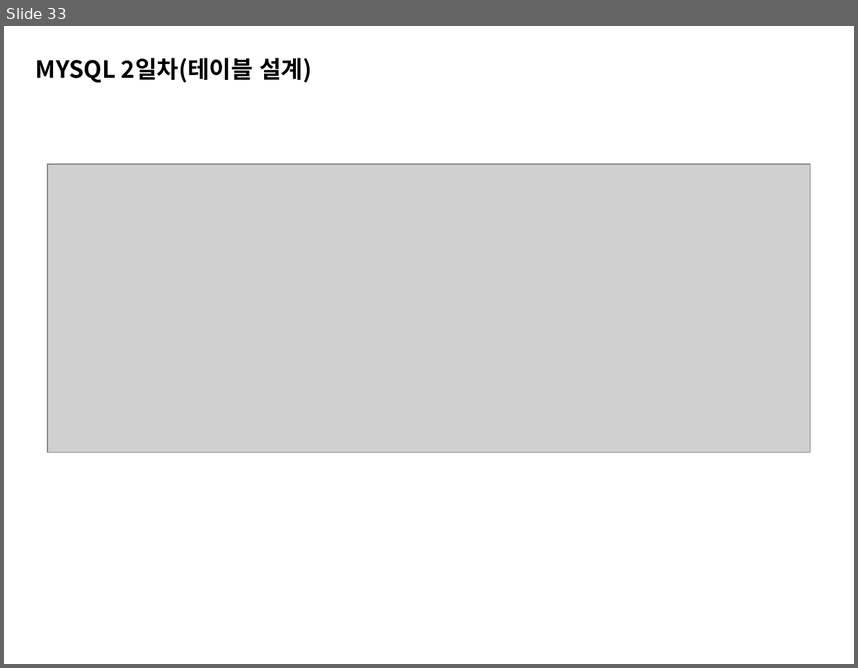
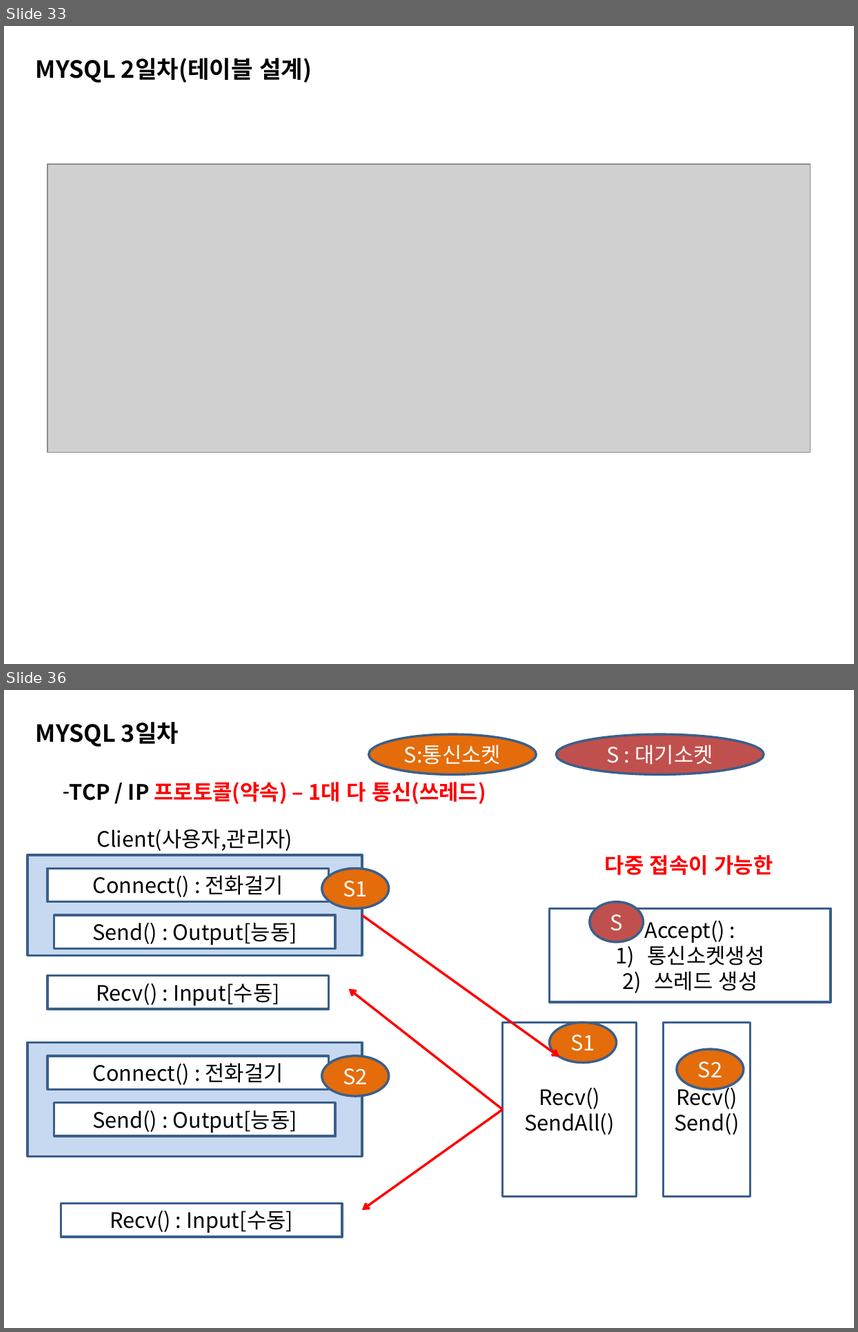
Before and after one commit to sing2song/TILDataBase, a slide deck: MYSQL.pptx. Shown one above the other, each under a label of ours: slide 33 before the commit, slides 33 and 36 after it; the slides between them are not shown. The pictures are 858x668 and 858x1332 pixels, drawn with LibreOffice and Linux fonts; fonts in the diff are those of the drawing; grey boxes stand for pictures. Boxes give left, top, right and bottom in pixels: in the first picture for what was removed or moved away, otherwise in the second. Text is boxed around its words. In the diff, an @@ line names an element or a change of style, - is before the commit and + after.

```diff
--- a/MYSQL.pptx
+++ b/MYSQL.pptx
@@ slide 36 added at <box>4,690,854,1328</box>, background #FFFFFF @@
@@ text added at <box>36,722,179,747</box>, 20 pt, text #000000, bold @@
+MYSQL 3일차
@@ ellipse added at <box>369,734,536,774</box>, fill #E46C0A, outline #3A5F8C 2 pt, 18 pt, text #FFFFFF @@
+S:통신소켓
@@ ellipse added at <box>557,734,764,774</box>, fill #C0504D, outline #3A5F8C 2 pt, 18 pt, text #FFFFFF @@
+S : 대기소켓
@@ text added at <box>70,782,486,804</box>, 18 pt, text #FF0000, bold @@
+– TCP / IP 프로토콜(약속) – 1대 다 통신(쓰레드)
@@ text added at <box>97,829,293,851</box>, 18 pt, text #000000 @@
+Client(사용자,관리자)
@@ rectangle added at <box>27,855,363,955</box>, fill #C6D9F1, outline #3A5F8C 2 pt @@
@@ text added at <box>605,855,773,875</box>, 18 pt, text #FF0000, bold @@
+다중 접속이 가능한
@@ rectangle added at <box>47,869,329,902</box>, fill #FFFFFF, outline #3A5F8C 2 pt, 18 pt, text #000000 @@
+Connect() : 전화걸기
@@ ellipse added at <box>322,869,389,909</box>, fill #E46C0A, outline #3A5F8C 2 pt, 18 pt, text #FFFFFF @@
+S1
@@ rectangle added at <box>54,915,335,949</box>, fill #FFFFFF, outline #3A5F8C 2 pt, 18 pt, text #000000 @@
+Send() : Output[능동]
@@ arrow added from (362, 915) to (559, 1056), #FF0000 2 pt @@
@@ rectangle added at <box>550,909,831,1002</box>, fill #FFFFFF, outline #3A5F8C 2 pt, 18 pt, text #000000 @@
+Accept() :
+1) 통신소켓생성
+2) 쓰레드 생성
@@ ellipse added at <box>590,902,643,942</box>, fill #C0504D, outline #3A5F8C 2 pt, 18 pt, text #FFFFFF @@
+S
@@ rectangle added at <box>47,976,329,1009</box>, fill #FFFFFF, outline #3A5F8C 2 pt, 18 pt, text #000000 @@
+Recv() : Input[수동]
@@ arrow added from (503, 1109) to (349, 988), #FF0000 2 pt @@
@@ rectangle added at <box>503,1023,637,1196</box>, fill #FFFFFF, outline #3A5F8C 2 pt, 18 pt, text #000000 @@
+Recv()
+SendAll()
@@ ellipse added at <box>550,1023,617,1063</box>, fill #E46C0A, outline #3A5F8C 2 pt, 18 pt, text #FFFFFF @@
+S1
@@ rectangle added at <box>664,1023,751,1196</box>, fill #FFFFFF, outline #3A5F8C 2 pt, 18 pt, text #000000 @@
+Recv()
+Send()
@@ rectangle added at <box>27,1042,363,1156</box>, fill #C6D9F1, outline #3A5F8C 2 pt @@
@@ rectangle added at <box>47,1056,329,1089</box>, fill #FFFFFF, outline #3A5F8C 2 pt, 18 pt, text #000000 @@
+Connect() : 전화걸기
@@ ellipse added at <box>322,1056,389,1096</box>, fill #E46C0A, outline #3A5F8C 2 pt, 18 pt, text #FFFFFF @@
+S2
@@ ellipse added at <box>677,1049,744,1089</box>, fill #E46C0A, outline #3A5F8C 2 pt, 18 pt, text #FFFFFF @@
+S2
@@ rectangle added at <box>54,1103,335,1136</box>, fill #FFFFFF, outline #3A5F8C 2 pt, 18 pt, text #000000 @@
+Send() : Output[능동]
@@ arrow added from (503, 1109) to (362, 1210), #FF0000 2 pt @@
@@ rectangle added at <box>61,1203,342,1236</box>, fill #FFFFFF, outline #3A5F8C 2 pt, 18 pt, text #000000 @@
+Recv() : Input[수동]
```
Also in this commit, not shown: 2 other slides added, 27 other files.
